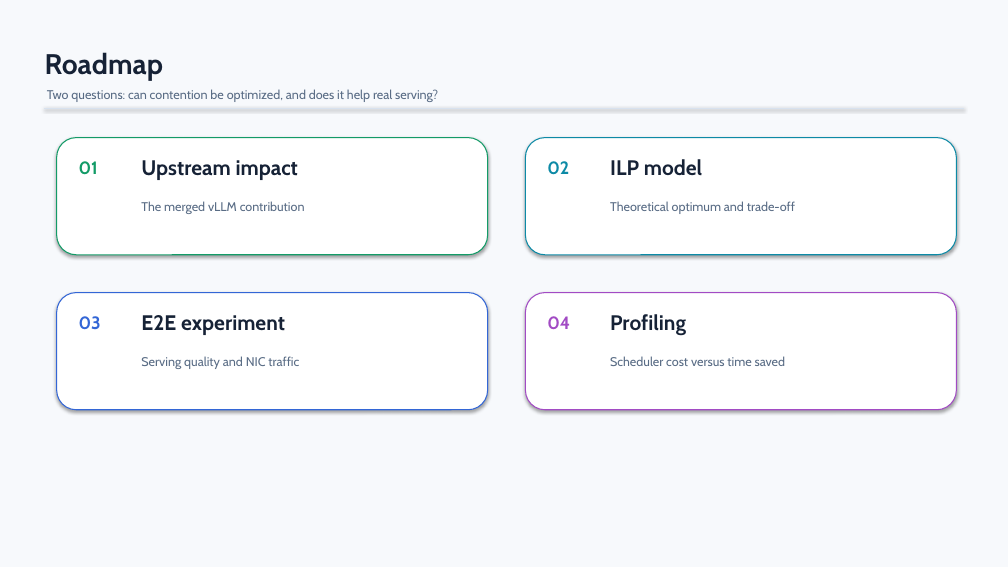
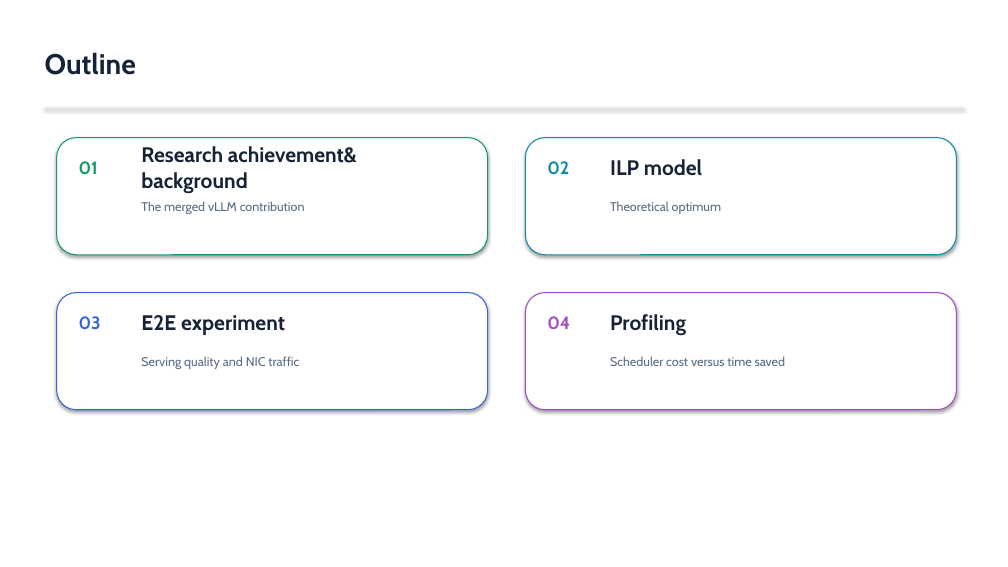
Before and after one commit to DOCCA0/vllm, a slide deck: slide 2 of benchmarks/eplb_rebalance/presentation/eplb_migration_batching.pptx. Drawn at 1008x567 pixels with LibreOffice and Linux fonts; fonts in the diff are those of the drawing. Boxes give left, top, right and bottom in pixels: in the first picture for what was removed or moved away, otherwise in the second. Text is boxed around its words. In the diff, an @@ line names an element or a change of style, - is before the commit and + after.

```diff
--- a/benchmarks/eplb_rebalance/presentation/eplb_migration_batching.pptx
+++ b/benchmarks/eplb_rebalance/presentation/eplb_migration_batching.pptx
@@ rectangle removed at (0, 0, 1008, 567) @@
@@ text removed at (45, 52, 163, 80) @@
-Roadmap
@@ text added at (45, 52, 136, 75), 27 pt, text #162236, bold @@
+Outline
@@ text removed at (47, 89, 438, 102) @@
-Two questions: can contention be optimized, and does it help real serving?
@@ text at (141, 146, 357, 194): text changed @@
-Upstream impact
+Research achievement&
+background
@@ text at (610, 201, 721, 214): text changed @@
-Theoretical optimum and trade-off
+Theoretical optimum
```
Also in this commit, not shown: 9 other slides changed, 2 slides added, 1 slide removed, 1 other file.
